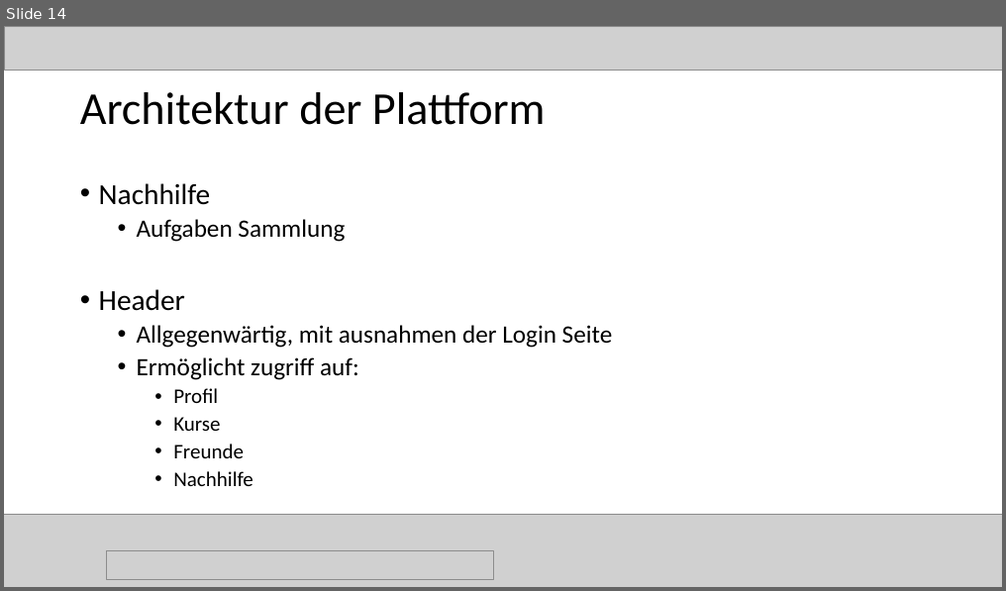
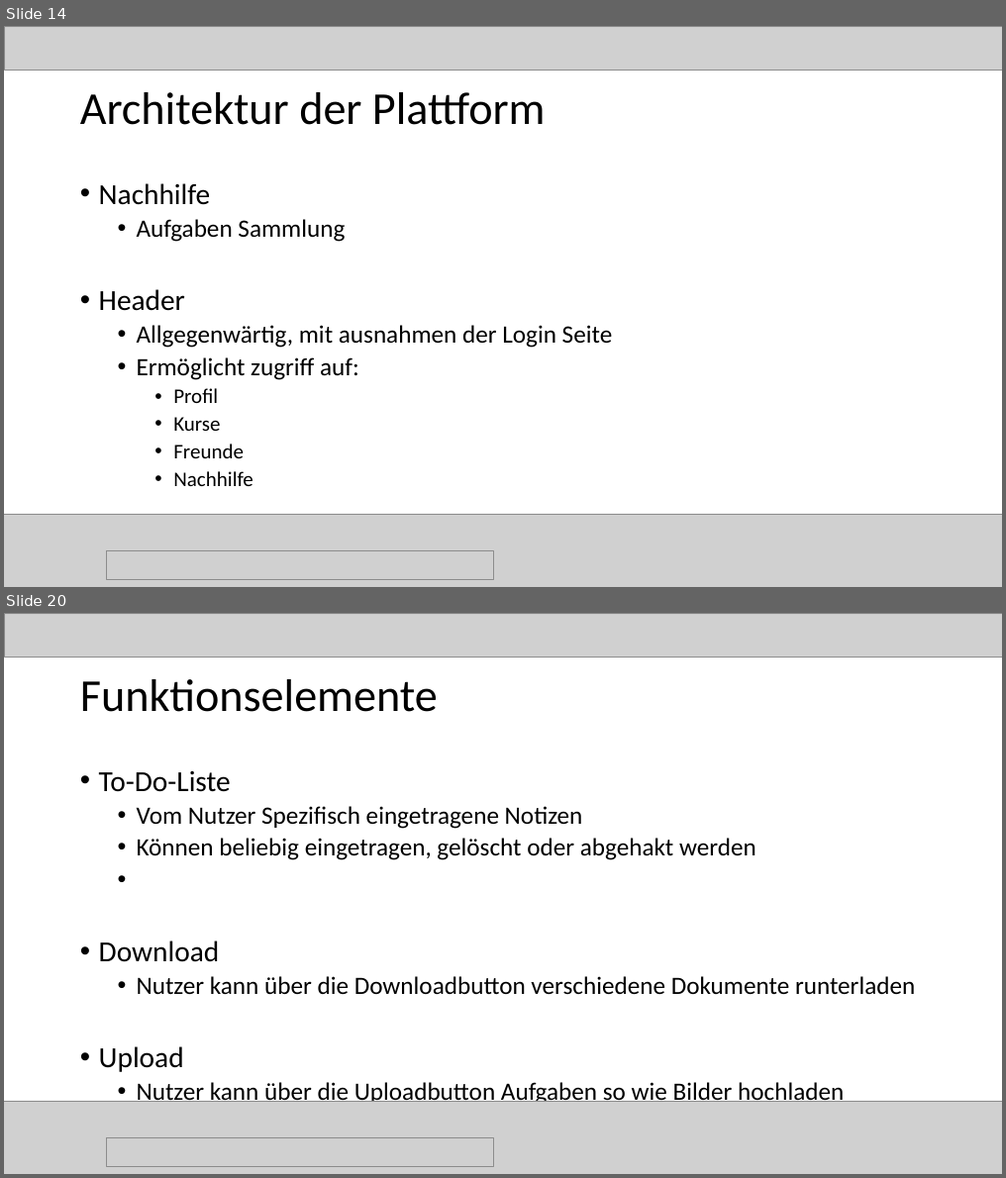
Before and after one commit to magharmi/StudentenFuerStudenten, a slide deck: websitePPneu.pptx. Shown one above the other, each under a label of ours: slide 14 before the commit, slides 14 and 20 after it; the slides between them are not shown. The pictures are 1006x591 and 1006x1178 pixels, drawn with LibreOffice and Linux fonts; fonts in the diff are those of the drawing; grey boxes stand for pictures. Boxes give left, top, right and bottom in pixels: in the first picture for what was removed or moved away, otherwise in the second. Text is boxed around its words. In the diff, an @@ line names an element or a change of style, - is before the commit and + after.

```diff
--- a/websitePPneu.pptx
+++ b/websitePPneu.pptx
@@ slide 20 added at (4,613,1002,1174), background #FFFFFF @@
@@ picture added at (4,613,1002,657) @@
@@ title added at (80,679,438,712), 44 pt, text #000000 @@
+Funktionselemente
@@ text added at (99,771,915,1107), 24 pt, text #000000 @@
+• To-Do-Liste
+  • Vom Nutzer Spezifisch eingetragene Notizen
+  • Können beliebig eingetragen, gelöscht oder abgehakt werden
+• Download
+  • Nutzer kann über die Downloadbutton verschiedene Dokumente runterladen
+• Upload
+  • Nutzer kann über die Uploadbutton Aufgaben so wie Bilder hochladen
@@ picture added at (4,1101,1002,1174) @@
@@ picture added at (106,1138,494,1167) @@
```
Also in this commit, not shown: 5 other slides added, 2 slides removed, 1 other file.
